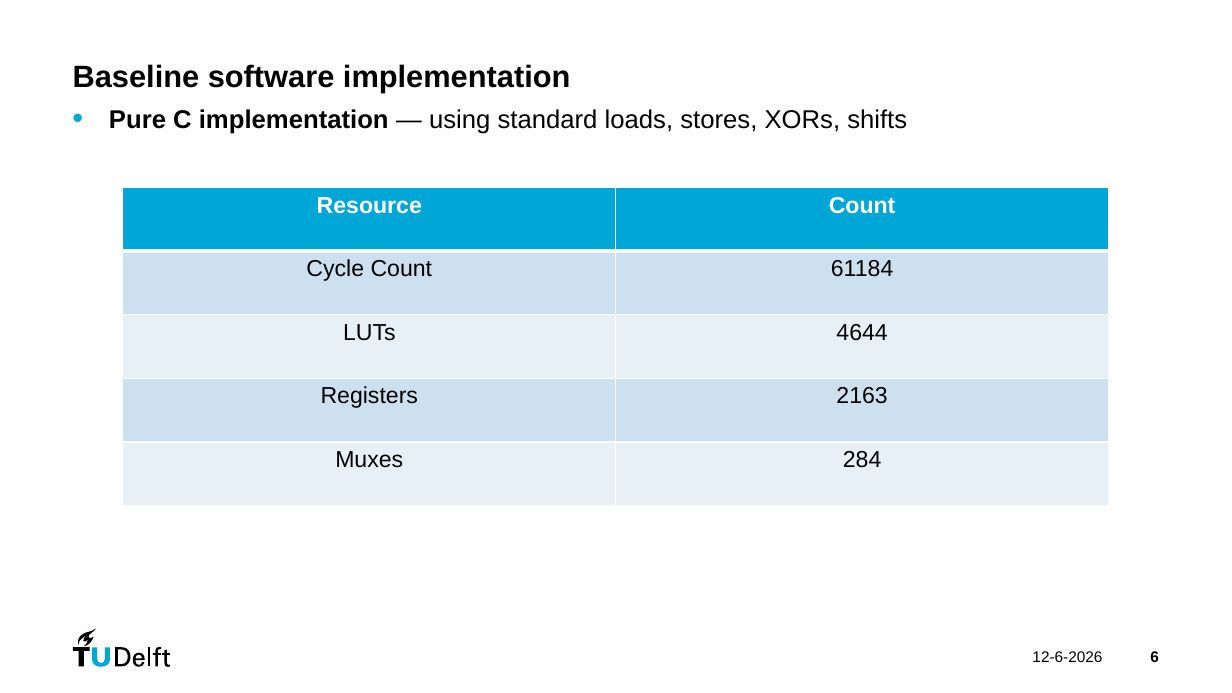
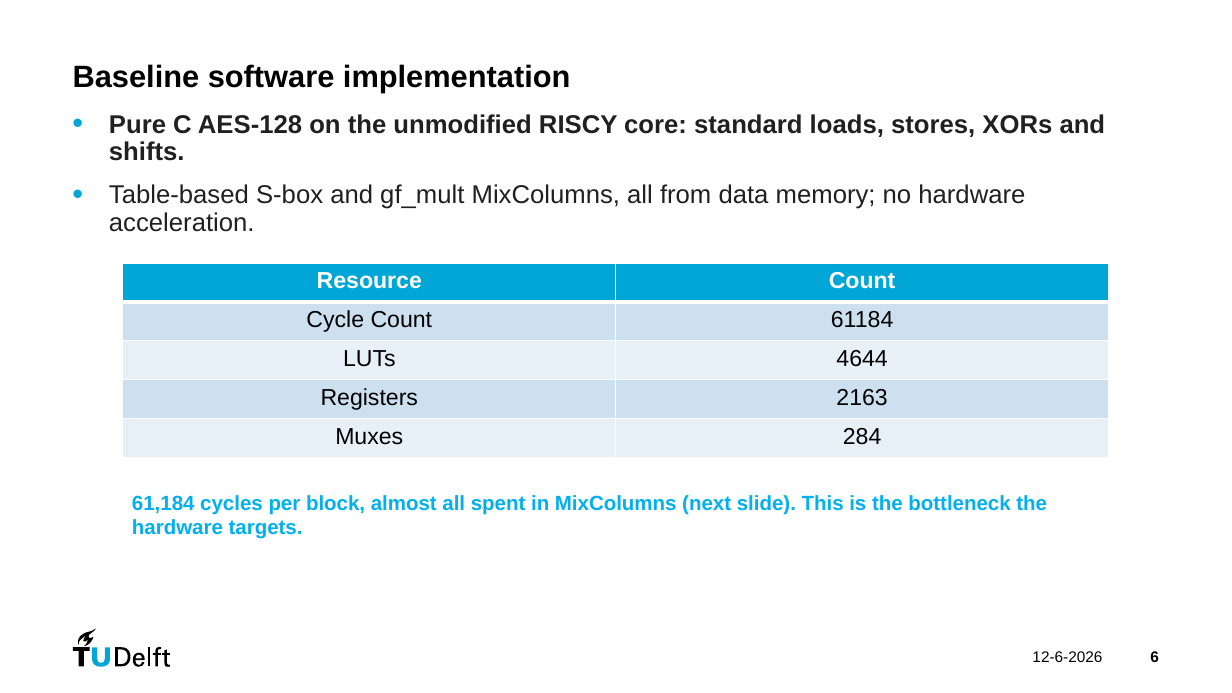
Before and after one commit to danieltyukov/tud-processor-design-project, a slide deck: slide 6 of PDP_group24.pptx. Drawn at 1232x693 pixels with LibreOffice and Linux fonts; fonts in the diff are those of the drawing. Boxes give left, top, right and bottom in pixels: in the first picture for what was removed or moved away, otherwise in the second. Text is boxed around its words. In the diff, an @@ line names an element or a change of style, - is before the commit and + after.

```diff
--- a/PDP_group24.pptx
+++ b/PDP_group24.pptx
@@ text at (109,114,1106,232): text changed; text colour #000000 to #202020 @@
-• Pure C implementation — using standard loads, stores, XORs, shifts
+• Pure C AES-128 on the unmodified RISCY core: standard loads, stores, XORs and shifts.
+• Table-based S-box and gf_mult MixColumns, all from data memory; no hardware acceleration.
@@ table: place and size @@
-table at (123,188,1108,506)
+table at (123,263,1108,457)
@@ text added at (132,495,1047,539), 16 pt, text #00B0F0, bold @@
+61,184 cycles per block, almost all spent in MixColumns (next slide). This is the bottleneck the hardware targets.
```
Also in this commit, not shown: 6 other slides changed, 5 other files.
